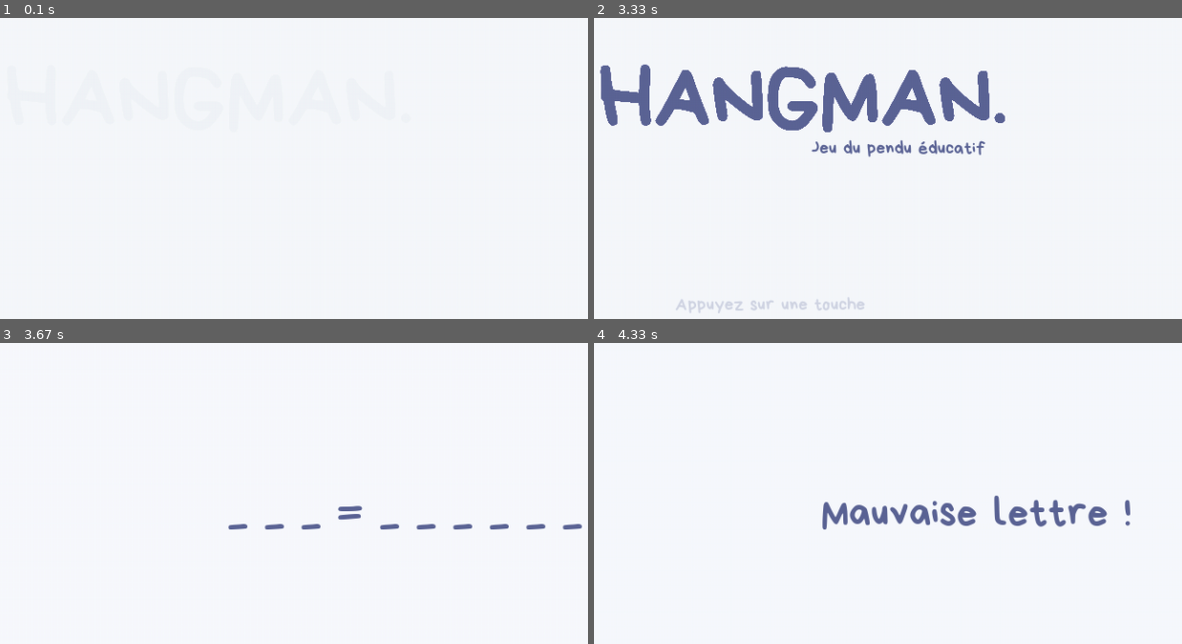
Above: before the commit, frames 1-4 (two rows, left to right).
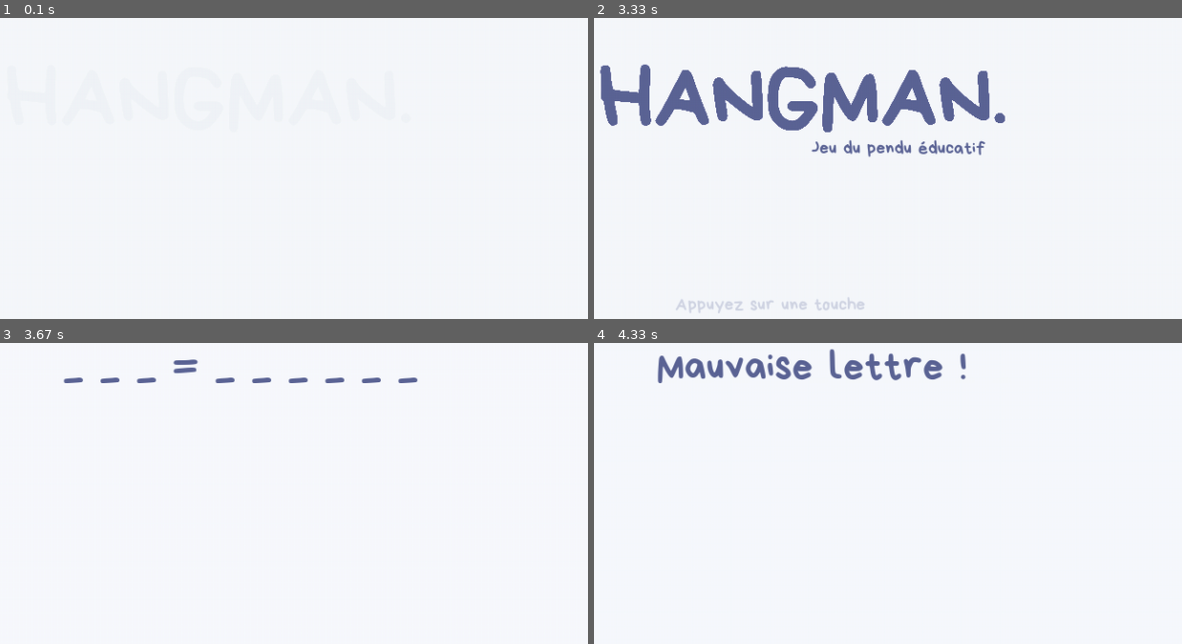
Above: after the commit, the same moments.

Repository: iamkonfusion/HANGMAN-Pygame
Game: pygame game, started from HANGMAN/mecanisme_pendu.py
The game is run twice, just before and just after one commit, with the same random seed, the same clock (stepped at 60 frames per second) and the same inputs.
Inputs:
- Up to frame 1 (0.1 s): no input
- Up to frame 2 (3.33 s): no input
- Up to frame 3 (3.67 s): tap Space at 3.33 s
- Up to frame 4 (4.33 s): tap Space at 3.73, 4.23 s

Frames 1-2 are identical in both runs. In frame 3, 1.3% of the frame differs, in the area x 10-100%, y 5-63%; in frame 4, 4.0%, in the area x 10-92%, y 1-63%.

Commit message:
Update mecanisme_pendu.py

Diff:
--- a/HANGMAN/mecanisme_pendu.py
+++ b/HANGMAN/mecanisme_pendu.py
@@ -18,11 +18,8 @@
 
 well_done = pygame.image.load('design/ingame/well_done.png')
 try_again = pygame.image.load('design/ingame/try_again.png')
-clock = pygame.time.Clock()
 
 screen.blit(pygame.transform.smoothscale(background, size),(0,0))
-
-
 
 """
 font = pygame.font.Font("bryndan-write-font/BryndanWrite.ttf", 97)
@@ -54,6 +51,7 @@
 font = pygame.font.Font("bryndan-write-font/BryndanWrite.ttf", 97)
 color_values = r, g, b = (94,102,151) # ORIGINAL 'HANGMAN.' COLOR VALUES
 color_values = r, g, b = (248,251,255) # couleur background
+clock = pygame.time.Clock()
 
 while not (r < 94 and g < 102 and b < 151):
     if not r < 94 :
@@ -93,16 +91,17 @@
                 display_word, display_trad = conversion_tirets(word, traduction)
                 lettres_deja_rentrees = []
 
+                coord_tirets = (170,100)
                 font_ingame = pygame.font.Font("bryndan-write-font/BryndanWrite.ttf", 45)
                 affichage_word_trad = " ".join(display_word) + " = " + " ".join(display_trad)
-                screen.blit(font_ingame.render(affichage_word_trad, True, (r,g,b)), (350,260))
+                screen.blit(font_ingame.render(affichage_word_trad, True, (r,g,b)), coord_tirets)
                 pygame.display.flip()
 
                 font_not_ingame = pygame.font.Font("bryndan-write-font/BryndanWrite.ttf", 30)
+
 
                 mot_complet = False
                 points = 0
-
                 while points != 10 and not mot_complet:
 
                     for event in pygame.event.get():
@@ -121,13 +120,13 @@
 
                                 screen.blit(pygame.transform.smoothscale(background, size),(0,0))
                                 affichage_word_trad = " ".join(display_word) + " = " + " ".join(display_trad)
-                                screen.blit(font_ingame.render(affichage_word_trad, True, (r,g,b)), (350,260))
+                                screen.blit(font_ingame.render(affichage_word_trad, True, (r,g,b)), coord_tirets)
                                 pygame.display.flip()
 
 
                             else:
                                 screen.blit(pygame.transform.smoothscale(background, size),(0,0))
-                                screen.blit(font_ingame.render("Mauvaise lettre !", True, (r,g,b)), (350,260))
+                                screen.blit(font_ingame.render("Mauvaise lettre !", True, (r,g,b)), coord_tirets)
                                 points += 1
 
                                 if points == 10:
